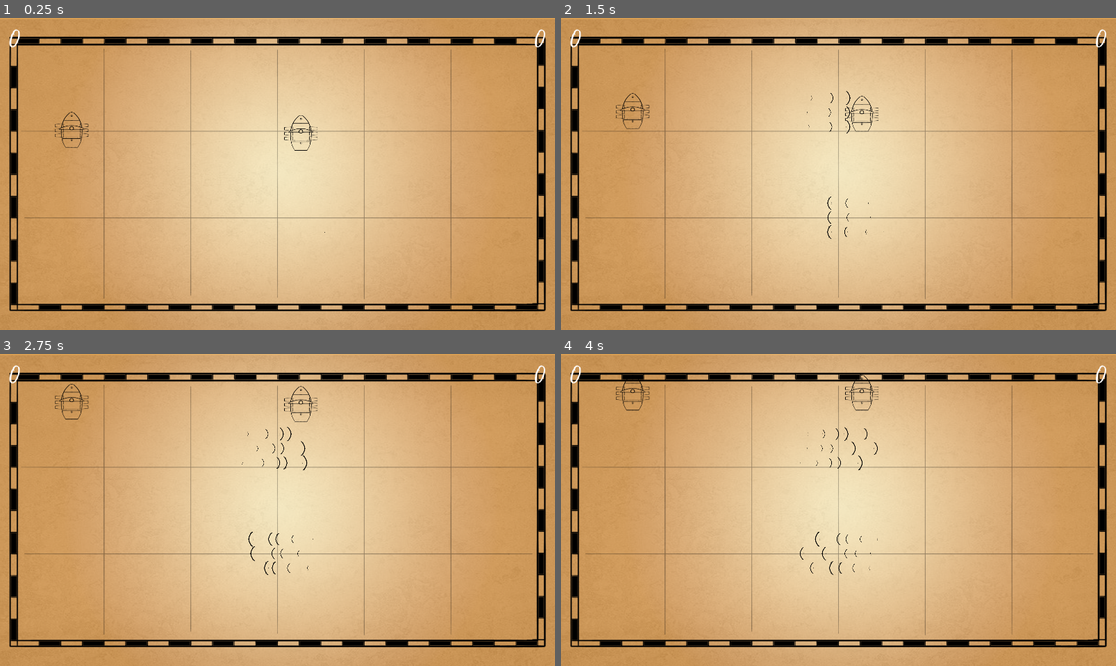
Above: before the commit, frames 1-4 (two rows, left to right).
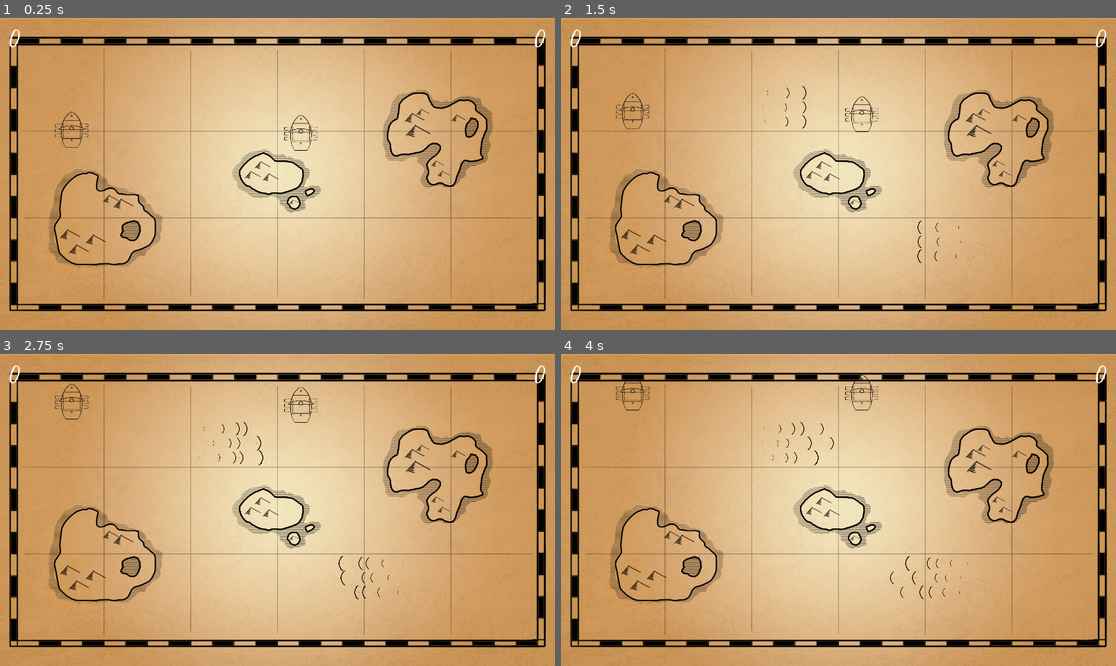
Above: after the commit, the same moments.

Repository: jservant/HighSails
Game: Godot game, scene res://Scenes/Basically Done/Main.tscn
The game is run twice, just before and just after one commit, with the same random seed, the same clock (stepped at 60 frames per second) and the same inputs.
Inputs:
- Up to frame 1 (0.25 s): no input
- Up to frame 2 (1.5 s): no input
- Up to frame 3 (2.75 s): no input
- Up to frame 4 (4 s): no input

The runs differ from the first frame. In frame 1, 3.3% of the frame differs, in the area x 8-89%, y 23-80%; in frame 2, 3.6%; in frame 3, 3.8%, in the area x 8-89%, y 10-80%; in frame 4, 3.6%.

Commit message:
Added Islands + Adjusted Windboxes

Diff:
--- a/Scenes/Basically Done/Main.tscn
+++ b/Scenes/Basically Done/Main.tscn
@@ -8,6 +8,9 @@
 [ext_resource path="res://Art/MapTemplate.png" type="Texture" id=6]
 [ext_resource path="res://Scenes/Basically Done/Spawn.tscn" type="PackedScene" id=7]
 [ext_resource path="res://Scenes/Needs Work/Windbox.tscn" type="PackedScene" id=8]
+[ext_resource path="res://Scenes/Basically Done/Islands/Island2.tscn" type="PackedScene" id=9]
+[ext_resource path="res://Scenes/Basically Done/Islands/Island1.tscn" type="PackedScene" id=10]
+[ext_resource path="res://Scenes/Basically Done/Islands/Island3.tscn" type="PackedScene" id=11]
 
 [node name="Main" type="Node2D"]
 script = ExtResource( 4 )
@@ -27,11 +30,11 @@
 script = ExtResource( 5 )
 
 [node name="Windbox2" parent="." instance=ExtResource( 8 )]
-position = Vector2( 961, 691.005 )
+position = Vector2( 1273, 775 )
 rotation = -1.5708
 
 [node name="Windbox" parent="." instance=ExtResource( 8 )]
-position = Vector2( 961, 327 )
+position = Vector2( 809, 309 )
 rotation = 1.5708
 
 [node name="HUD" parent="." instance=ExtResource( 3 )]
@@ -114,3 +117,12 @@
 [node name="Wall4" parent="Walls" instance=ExtResource( 1 )]
 position = Vector2( 960, 1032 )
 scale = Vector2( 90, 4 )
+
+[node name="Island1" parent="Walls" instance=ExtResource( 10 )]
+position = Vector2( 363, 692 )
+
+[node name="Island2" parent="Walls/Island1" instance=ExtResource( 9 )]
+position = Vector2( 1160, -278 )
+
+[node name="Island3" parent="Walls/Island1/Island2" instance=ExtResource( 11 )]
+position = Vector2( -578, 132 )
Not shown: 1 places in Scenes/Basically Done/Main.tscn that only renumber resources
